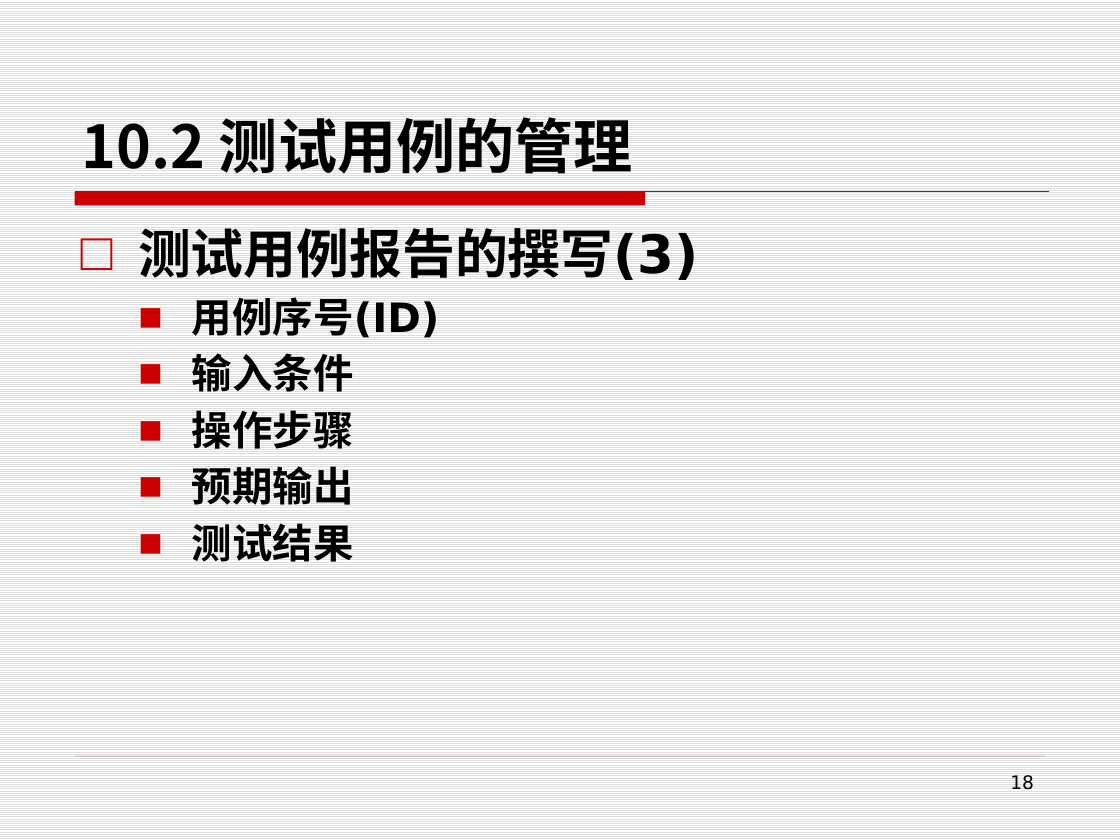
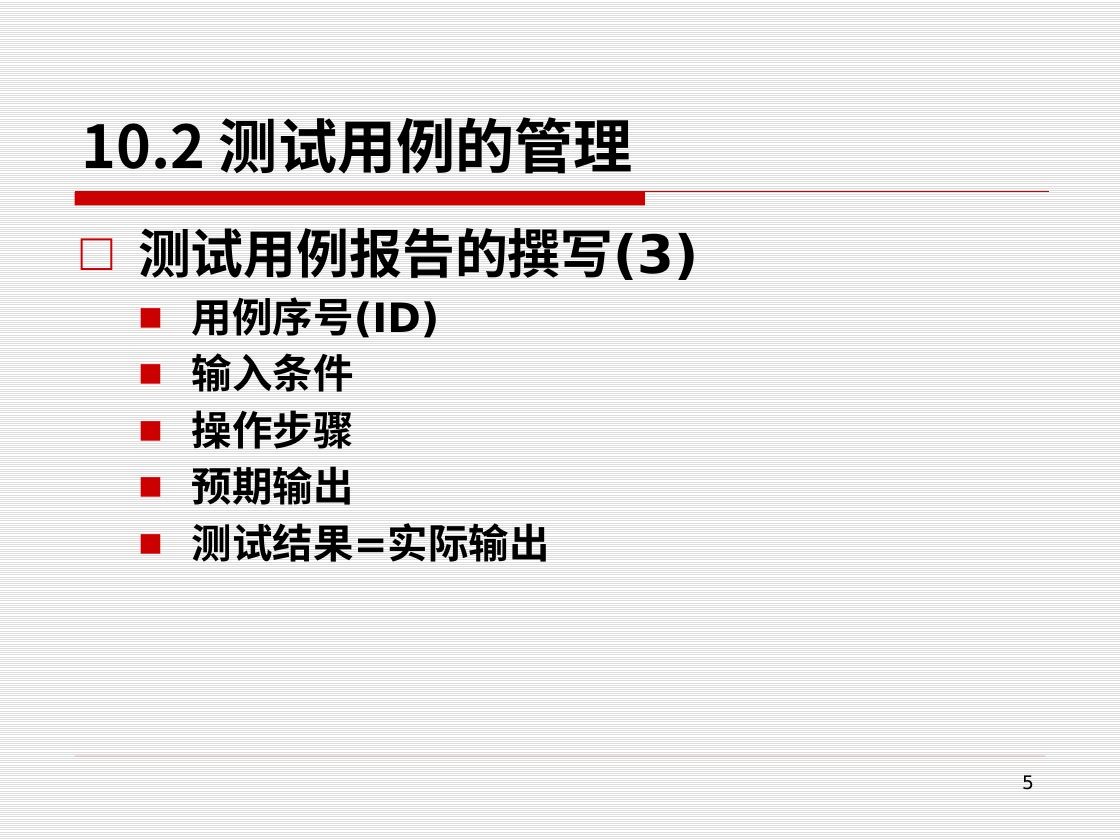
Before and after one commit to edu2act/course-foundation-software-tesing, a slide deck: slide 5 of PPT/第三部分 软件测试应用/10.3 测试过程管理.pptx (slide 18 before the commit). Drawn at 1120x840 pixels with LibreOffice and Linux fonts; fonts in the diff are those of the drawing. Boxes give left, top, right and bottom in pixels: in the first picture for what was removed or moved away, otherwise in the second. Text is boxed around its words. In the diff, an @@ line names an element or a change of style, - is before the commit and + after.

Commit message:
测试PPT

```diff
--- a/PPT/第三部分 软件测试应用/10.3 测试过程管理.pptx
+++ b/PPT/第三部分 软件测试应用/10.3 测试过程管理.pptx
@@ text at (192, 523, 550, 562): text changed @@
-  ■ 测试结果
+  ■ 测试结果=实际输出
@@ page number at (1022, 775, 1034, 789): text changed @@
-18
+5
```
Also in this commit, not shown: 4 other slides changed, 13 slides removed, 18 other files.
